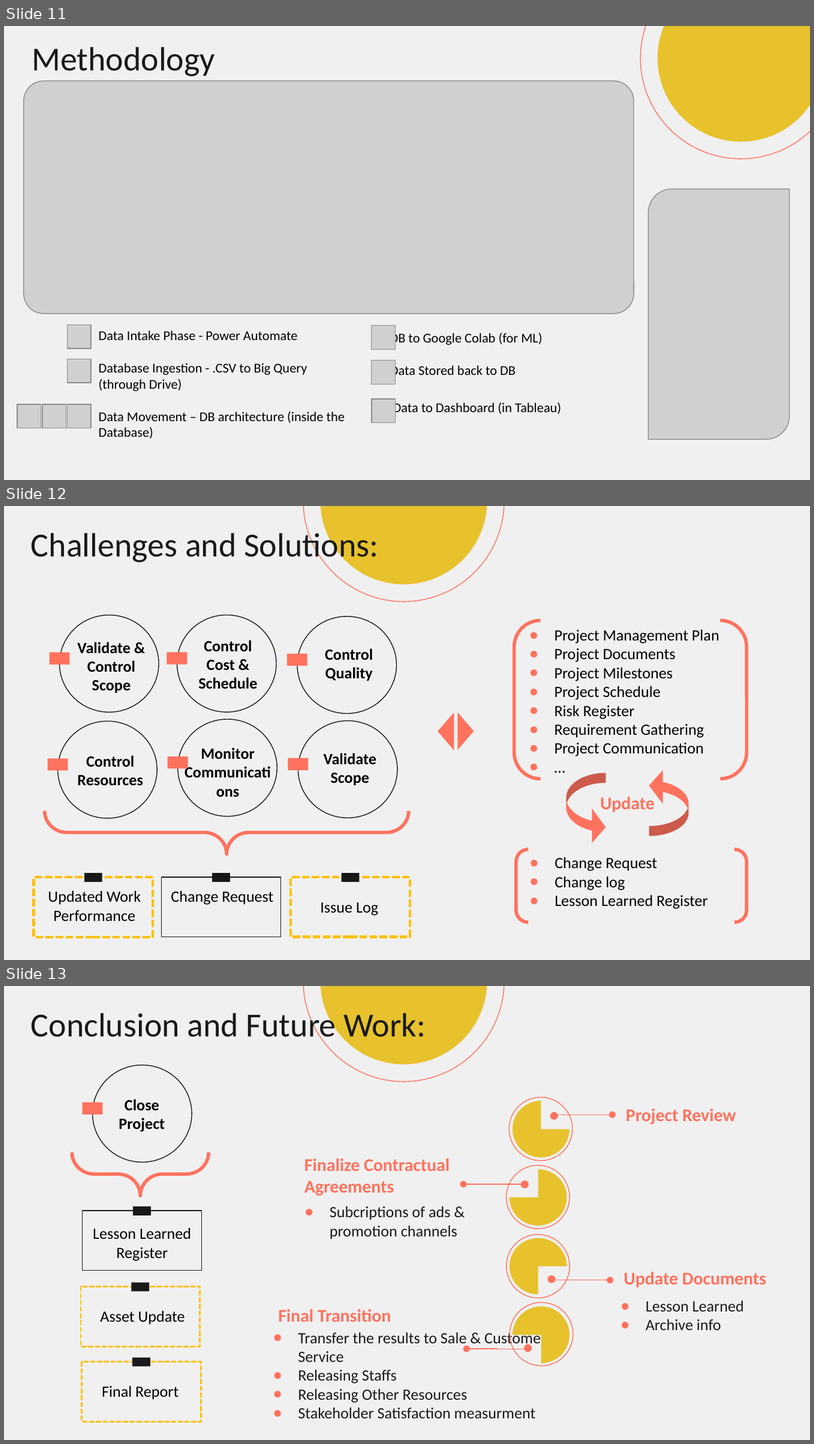
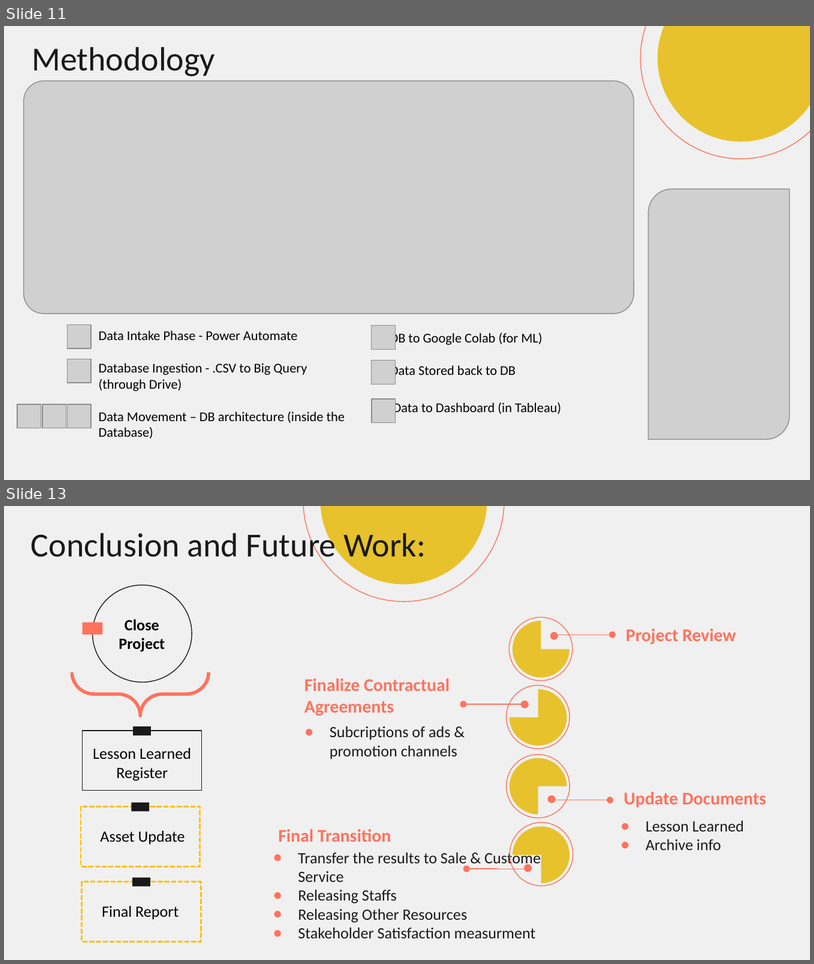
Before and after one commit to JayrajRadadiya/Capstone-Project, a slide deck: Mid Term Presentation/Group12-ProjectPresentation.pptx. Shown one above the other, each under a label of ours: slides 11, 12 and 13 before the commit, slides 11 and 13 after it; the slides between them are not shown. The pictures are 814x1444 and 814x964 pixels, drawn with LibreOffice and Linux fonts; fonts in the diff are those of the drawing; grey boxes stand for pictures. Boxes give left, top, right and bottom in pixels: in the first picture for what was removed or moved away, otherwise in the second. Text is boxed around its words. In the diff, an @@ line names an element or a change of style, - is before the commit and + after.

Commit message:
Update Group12-ProjectPresentation.pptx
Jayraj

```diff
--- a/Mid Term Presentation/Group12-ProjectPresentation.pptx
+++ b/Mid Term Presentation/Group12-ProjectPresentation.pptx
@@ slide 12 removed at [4,506,810,960], background #F0F0F0 @@
@@ ellipse removed at [265,506,542,640] @@
@@ ellipse removed at [320,506,487,584] @@
@@ title removed at [31,528,378,564] @@
-Challenges and Solutions:
@@ triangle removed at [438,712,455,750] @@
@@ triangle removed at [458,712,474,750] @@
@@ group removed at [44,615,409,855]: 6 texts, 6 ellipses, 6 rectangles, 1 left brace @@
-Validate & Control
-Scope
-Control Cost & Schedule
-Control Resources
-Control Quality
-Monitor Communications
-Validate
-Scope
@@ group removed at [515,621,747,921]: 3 texts, 2 bracket pairs, 2 curved down arrows @@
-● Project Management Plan
-● Project Documents
-● Project Milestones
-● Project Schedule
-● Risk Register
-● Requirement Gathering
-● Project Communication
-● …
-● Change Request
-● Change log
-● Lesson Learned Register
-Update
@@ rectangle removed at [34,877,153,937] @@
@@ rectangle removed at [84,873,102,882] @@
@@ rectangle removed at [162,877,281,937] @@
@@ rectangle removed at [212,873,230,882] @@
@@ rectangle removed at [291,877,410,937] @@
@@ rectangle removed at [342,873,360,882] @@
@@ text removed at [48,891,141,921] @@
-Updated Work Performance
@@ text removed at [171,891,273,904] @@
-Change Request
@@ text removed at [320,902,378,915] @@
-Issue Log
```
Also in this commit, not shown: 1 slide added.
